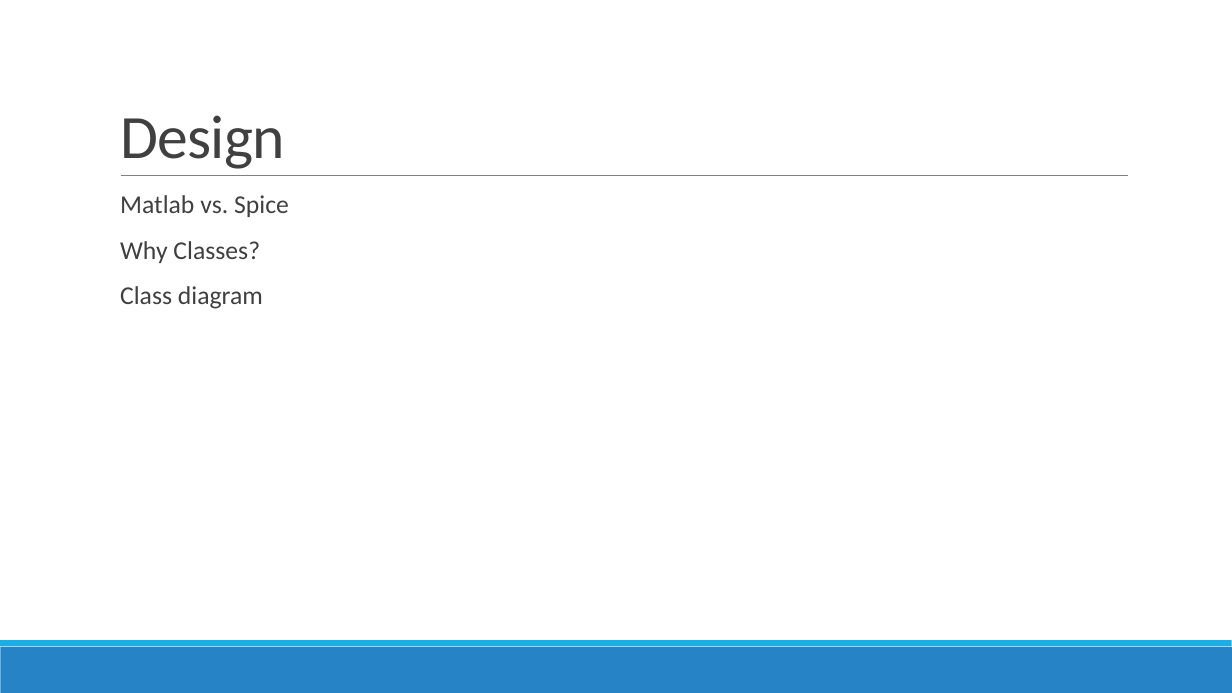
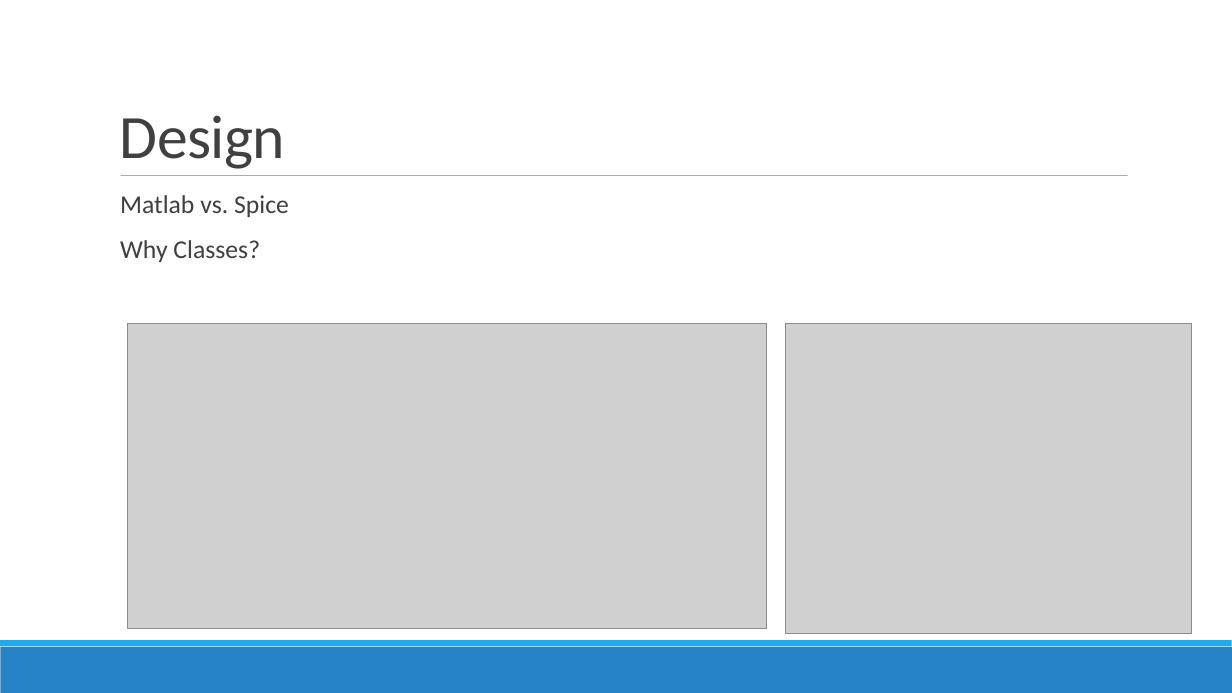
Before and after one commit to lsangild/ETLYAK, a slide deck: slide 4 of Presentation/Speaker Modelling.pptx. Drawn at 1232x693 pixels with LibreOffice and Linux fonts; fonts in the diff are those of the drawing; grey boxes stand for pictures. Boxes give left, top, right and bottom in pixels: in the first picture for what was removed or moved away, otherwise in the second. Text is boxed around its words. In the diff, an @@ line names an element or a change of style, - is before the commit and + after.

```diff
--- a/Presentation/Speaker Modelling.pptx
+++ b/Presentation/Speaker Modelling.pptx
@@ line (121, 176) - (1128, 176): stroke #808080 0.5 pt to #808080 0.51 pt @@
@@ text at bbox=[120, 286, 263, 309]: paragraph removed @@
-  Class diagram
@@ picture added at bbox=[128, 323, 767, 628] @@
@@ picture added at bbox=[786, 323, 1192, 634] @@
```
Also in this commit, not shown: 5 other slides changed.
